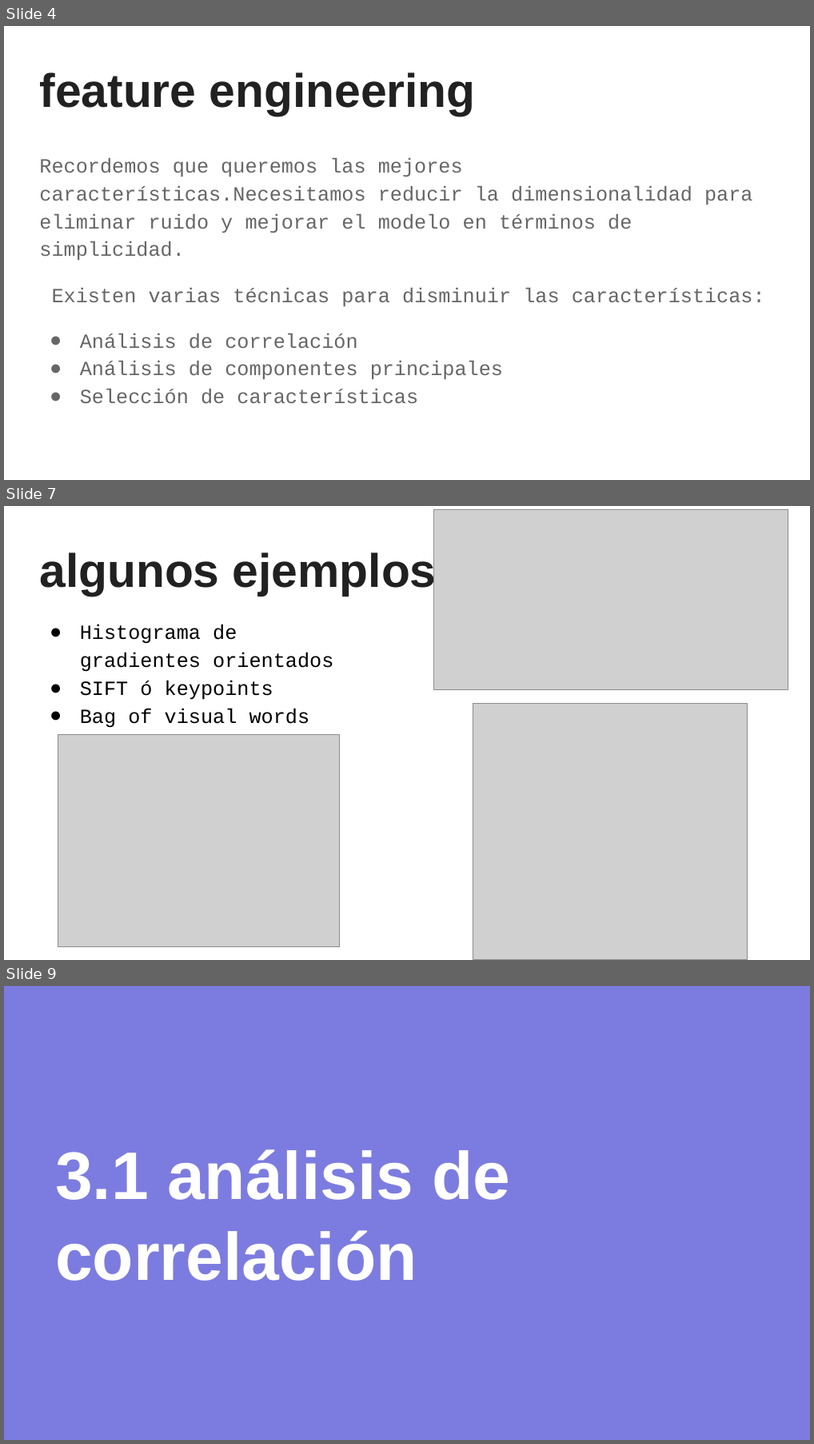
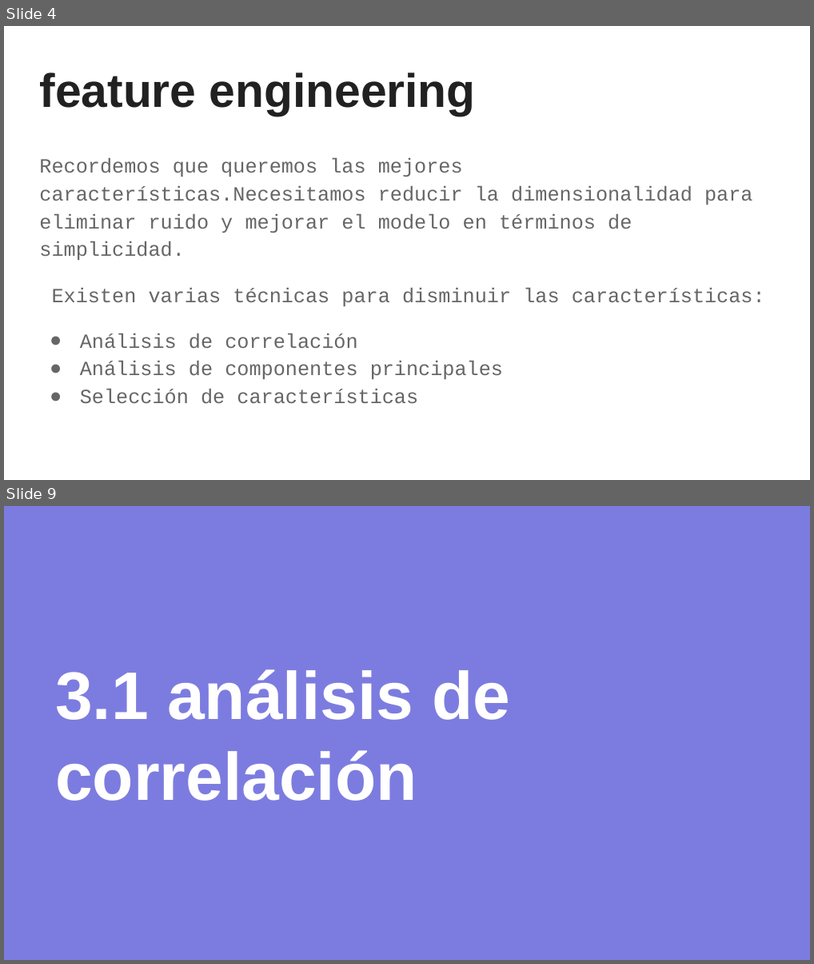
Before and after one commit to sainosmichelle/sainosmichelle.github.io, a slide deck: assets/files/Tema4/4. Selección de características.pptx. Shown one above the other, each under a label of ours: slides 4, 7 and 9 before the commit, slides 4 and 9 after it; the slides between them are not shown. The pictures are 814x1444 and 814x964 pixels, drawn with LibreOffice and Linux fonts; fonts in the diff are those of the drawing; grey boxes stand for pictures. Boxes give left, top, right and bottom in pixels: in the first picture for what was removed or moved away, otherwise in the second. Text is boxed around its words. In the diff, an @@ line names an element or a change of style, - is before the commit and + after.

```diff
--- a/assets/files/Tema4/4. Selección de características.pptx
+++ b/assets/files/Tema4/4. Selección de características.pptx
@@ slide 7 removed at (4, 506, 810, 960), background #FFFFFF @@
@@ picture removed at (434, 510, 789, 690) @@
@@ title removed at (39, 549, 437, 596) @@
-algunos ejemplos de rasgos
@@ text removed at (80, 624, 334, 728) @@
-● Histograma de gradientes orientados
-● SIFT ó keypoints
-● Bag of visual words
@@ picture removed at (474, 703, 746, 959) @@
@@ picture removed at (58, 734, 340, 946) @@
```
Also in this commit, not shown: 1 slide changed, 3 slides added, 6 other slides removed, 6 other files.
